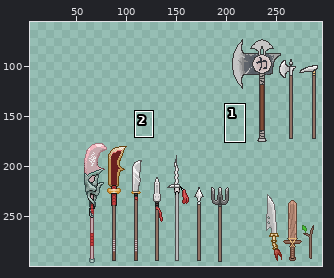
Edited in one commit: sprite sheet (2DResource/무기/무기류.png). Above: a wide view before the commit, with the close-up outlined.
Close-up. As it was:
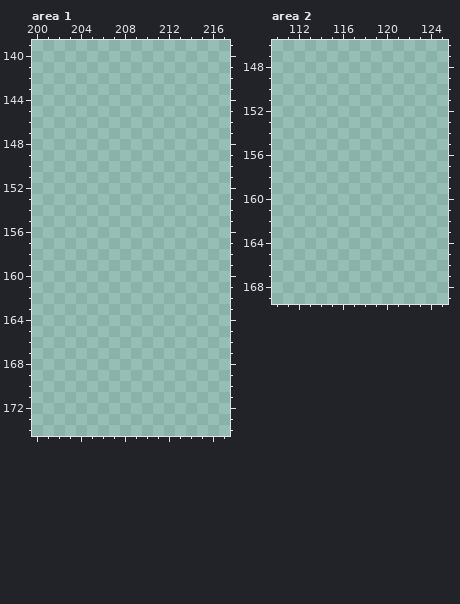
The file is 600x600 pixels, drawn in blocks of 2x2; one block is one cell here. Pixels under 10% opacity are left out. Colours within 5 levels of each other are drawn and written as one. Shown: area 1: x 200..217, y 139..174; area 2: x 110..125, y 146..169. The wide view leaves out empty margins. The commit also changed other parts of the picture, which this record leaves out.
After:
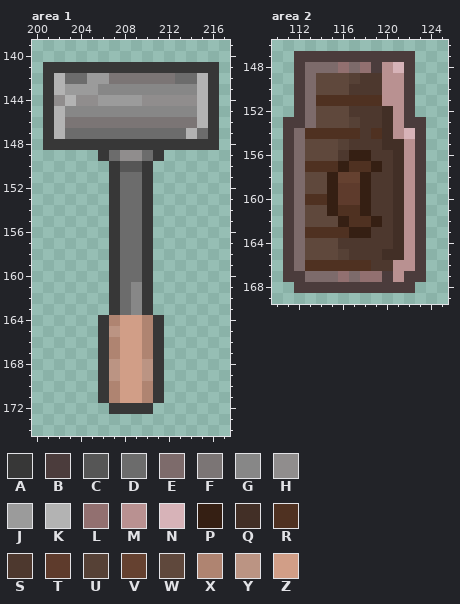
Palette (. is transparent): A #373737  B #4b3c3c  C #565656  D #6c6c6c  E #7d6b6b  F #7b7575  G #878787  H #908d8d  J #9b9b9b  K #b3b3b3  L #927070  M #b99191  N #d7b3b8  P #351f13  Q #422f26  R #4f3121  S #4d382e  T #5e3b2c  U #564136  V #654130  W #5f483c  X #af8471  Y #bb9483  Z #d19e87
Edits made:
--- area 1
@@ x 200..217 @@
 140 ..................
-141 ..................
-142 ..................
-143 ..................
-144 ..................
-145 ..................
-146 ..................
-147 ..................
-148 ..................
-149 ..................
-150 ..................
-151 ..................
-152 ..................
-153 ..................
-154 ..................
-155 ..................
-156 ..................
-157 ..................
-158 ..................
-159 ..................
-160 ..................
-161 ..................
-162 ..................
-163 ..................
-164 ..................
-165 ..................
-166 ..................
-167 ..................
-168 ..................
-169 ..................
-170 ..................
-171 ..................
-172 ..................
+141 .AAAAAAAAAAAAAAAA.
+142 .AKDDJJFFFFFFDDKA.
+143 .AKJJJGGGGGGGGGKA.
+144 .AHKHHJJJJHHHHHKA.
+145 .AKGGGGGGGGGGGGKA.
+146 .AKFFFFFFFFFFFFKA.
+147 .AKDDDDDDDDDDDKDA.
+148 .AAAAAAAAAAAAAAAA.
+149 ......ADHHDA......
+150 .......ACCA.......
+151 .......ADDA.......
+152 .......ADDA.......
+153 .......ADDA.......
+154 .......ADDA.......
+155 .......ADDA.......
+156 .......ADDA.......
+157 .......ADDA.......
+158 .......ADDA.......
+159 .......ADDA.......
+160 .......ADDA.......
+161 .......ADGA.......
+162 .......ADGA.......
+163 .......ADGA.......
+164 ......AXZZXA......
+165 ......AYZZXA......
+166 ......AXZZXA......
+167 ......AXZZXA......
+168 ......AYZZYA......
+169 ......AYZZYA......
+170 ......AXZZXA......
+171 ......AXZZXA......
+172 .......AAAA.......
 173 ..................
--- area 2
@@ x 110..125 @@
 146 ................
-147 ................
-148 ................
-149 ................
-150 ................
-151 ................
-152 ................
-153 ................
-154 ................
-155 ................
-156 ................
-157 ................
-158 ................
-159 ................
-160 ................
-161 ................
-162 ................
-163 ................
-164 ................
-165 ................
-166 ................
-167 ................
-168 ................
+147 ..BBBBBBBBBBB...
+148 ..BEEELELBMNB...
+149 ..BEWWWUSSMMB...
+150 ..BEWWWSSSMMB...
+151 ..BERRRRRRMMB...
+152 ..BEWWWSSSQMB...
+153 .BBEWWWUSSQMBB..
+154 .BERRRRRSRQMNB..
+155 .BEWWWUSSSQQMB..
+156 .BEWWWSPPSSQMB..
+157 .BERRRPRRPSQMB..
+158 .BEWWPVVPSSQMB..
+159 .BEWWPTTPSSQMB..
+160 .BERRPTTPSSQMB..
+161 .BEWWPRRPSSQMB..
+162 .BEWWWPRRPSQMB..
+163 .BERRRRPPSSQMB..
+164 .BEWWWSSSSSQMB..
+165 .BEWWWUSSSQQMB..
+166 .BERRRRRRSSMMB..
+167 .BBEEELELLBMBB..
+168 ..BBBBBBBBBBB...
 169 ................
